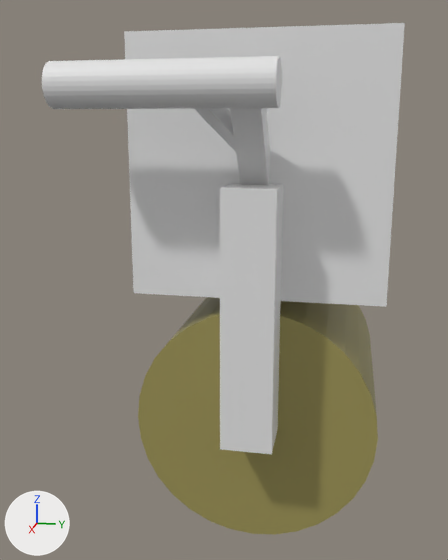
The Blender file Assets/Models/bot.blend: old version first, new version second.
Both versions are drawn from a 50 mm camera at (5.66, 0.62, 3.46) aimed at (0.14, -0.48, 2.08). The axes (+X, +Y, +Z) are drawn at lower left. The lights are the same throughout.
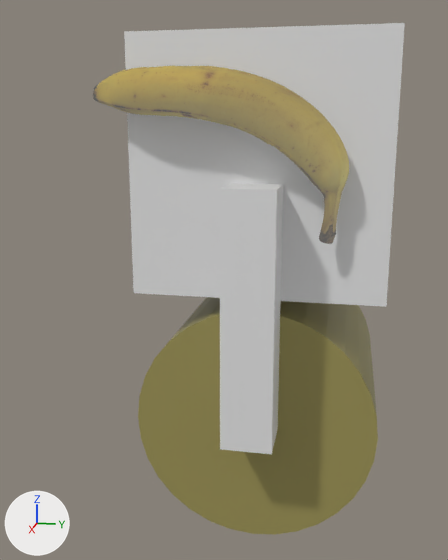
Edits to the bpy script that builds the scene:
```text
Add img_banana_jpg:
    img_banana_jpg = load_image('banana.jpg', 'Banana_obj/banana.jpg', 4096, 4096, 'sRGB')
Add mat_banana2:
    mat_banana2 = principled_material('banana2')
    mat_banana2.texture = img_banana_jpg
    mat_banana2.roughness = 1.0
    mat_banana2.specular_ior_level = 0.0
    mat_banana2.emission_color = (0.1, 0.1, 0.1)  # dark grey #595959
    mat_banana2.emission_strength = 1.0
Add me_banana_obj:
    me_banana_obj.from_pydata(...)  # 7500 vertices, 15000 faces; spans x -0.115..0.115, y 0.0..0.114, z -0.02..0.02
    me_banana_obj.materials.append(mat_banana2)  # picture img_banana_jpg
Remove ob_cube_003:
    ob_cube_003 = bpy.data.objects.new('Cube.003', me_cube_004)
    ob_cube_003.location = (1.22, -0.072, 3.408)
    ob_cube_003.rotation_euler = (-0.688, 0.0, -1.571)  # degrees (-39, 0, -90)
    ob_cube_003.scale = (0.103, 0.103, 0.405)
Remove ob_cube_004:
    ob_cube_004 = bpy.data.objects.new('Cube.004', me_cube_005)
    ob_cube_004.location = (1.306, -0.274, 3.517)
    ob_cube_004.rotation_euler = (-0.773, 0.429, -1.956)  # degrees (-44, 25, -112)
    ob_cube_004.scale = (0.0402, 0.093, 0.269)
Remove ob_cylinder:
    ob_cylinder = bpy.data.objects.new('Cylinder', me_cylinder)
    ob_cylinder.location = (1.516, -0.629, 3.736)
    ob_cylinder.rotation_euler = (-1.571, 0.883, -3.142)  # degrees (-90, 51, -180)
    ob_cylinder.scale = (0.158, 0.158, 0.777)
Add ob_banana:
    ob_banana = bpy.data.objects.new('Banana', me_banana_obj)
    ob_banana.location = (1.133, -0.203, 3.855)
    ob_banana.rotation_euler = (-1.571, -0.256, -1.571)  # degrees (-90, -15, -90)
    ob_banana.scale = (8.8, 8.8, 8.8)
```

Where the change shows, as pixel boxes [x1, y1, x2, y2] in the pictures (448 x 560 px):
'Banana', added (yellow)
    after: [93, 66, 349, 244]
'Cylinder', deleted
    before: [42, 56, 282, 109]
'Cube.003', deleted
    before: [230, 108, 270, 185]
'Cube.004', deleted
    before: [194, 108, 236, 152]
